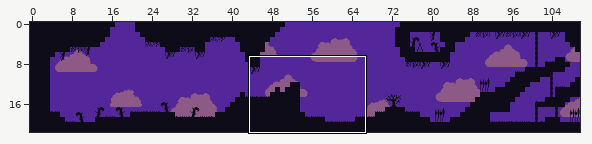
A Tiled map gets an edit: map/map.tmx. The picture above shows the old version from afar; the outline marks the close-up.
Close-up. Before:
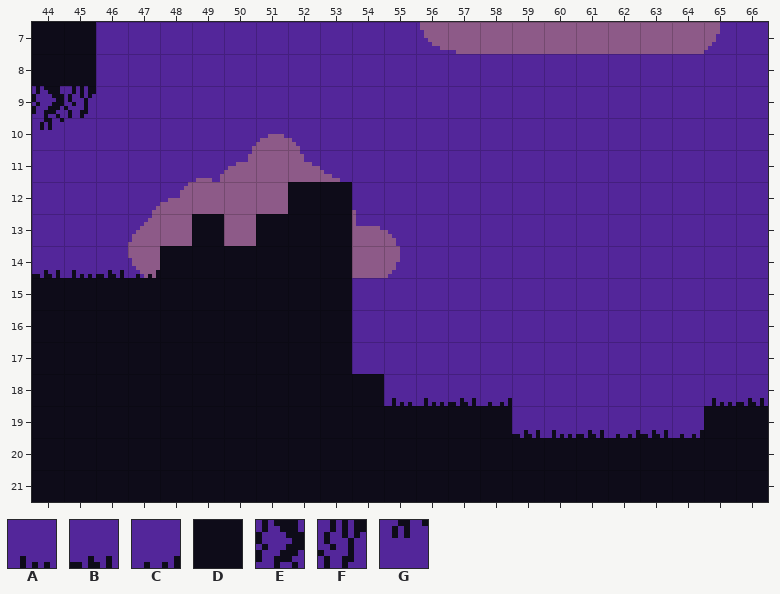
Cells are 8x8 px. Shown: x 44..66, y 7..21. The commit also changed other parts of the map, which this record leaves out.
Key: from "background": A 51, B 52, C 53, D 61 "Collision", E 85, F 86, G 105.
_ is an empty cell.
Layers that did not change in this view are not listed.
Layer "Background" before, first column x 44:
 7 DD_____________________
 8 DD_____________________
 9 _______________________
10 _______________________
11 _______________________
12 ________DD_____________
13 _____D_DDD_____________
14 ____DDDDDD_____________
15 DDDDDDDDDD_____________
16 DDDDDDDDDD_____________
17 DDDDDDDDDD_____________
18 DDDDDDDDDDD____________
19 DDDDDDDDDDDDDDD______DD
20 DDDDDDDDDDDDDDDDDDDDDDD
21 DDDDDDDDDDDDDDDDDDDDDDD
Layer "Foreground" before, first column x 44:
 7 _______________________
 8 _______________________
 9 EF_____________________
10 G______________________
11 _______________________
12 _______________________
13 _______________________
14 BABC___________________
15 _______________________
16 _______________________
17 _______________________
18 ___________AABC______AB
19 _______________BABCBC__
20 _______________________
21 _______________________
The same view after the edit:
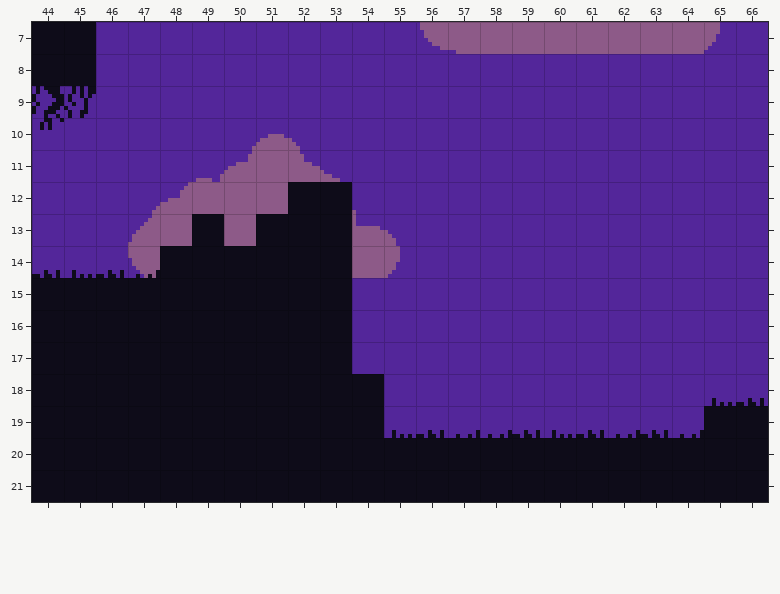
From old to new:
Layer "Background":
y 19: x 55..58 DDDD -> ____
Layer "Foreground":
y 18: x 55..58 AABC -> ____
y 19: x 55..58 ____ -> ABCC
Pixel boxes of the changes (left, top, right, bottom) in both close-ups:
changed: (384, 398, 512, 438)
